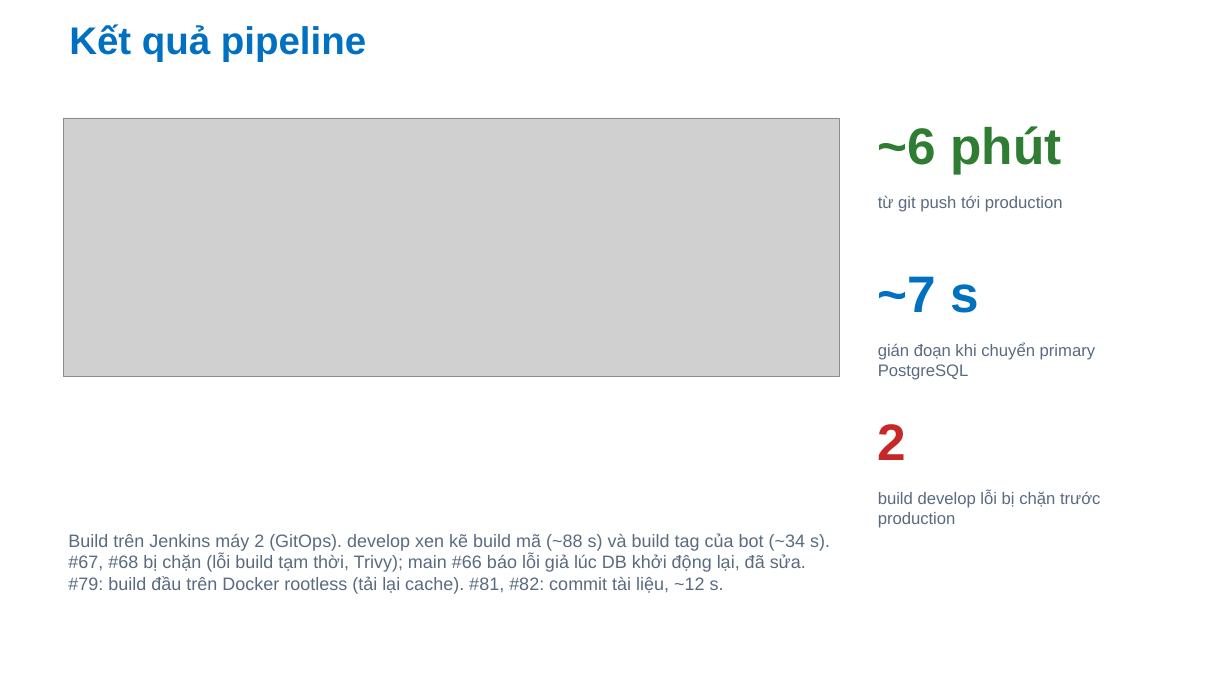
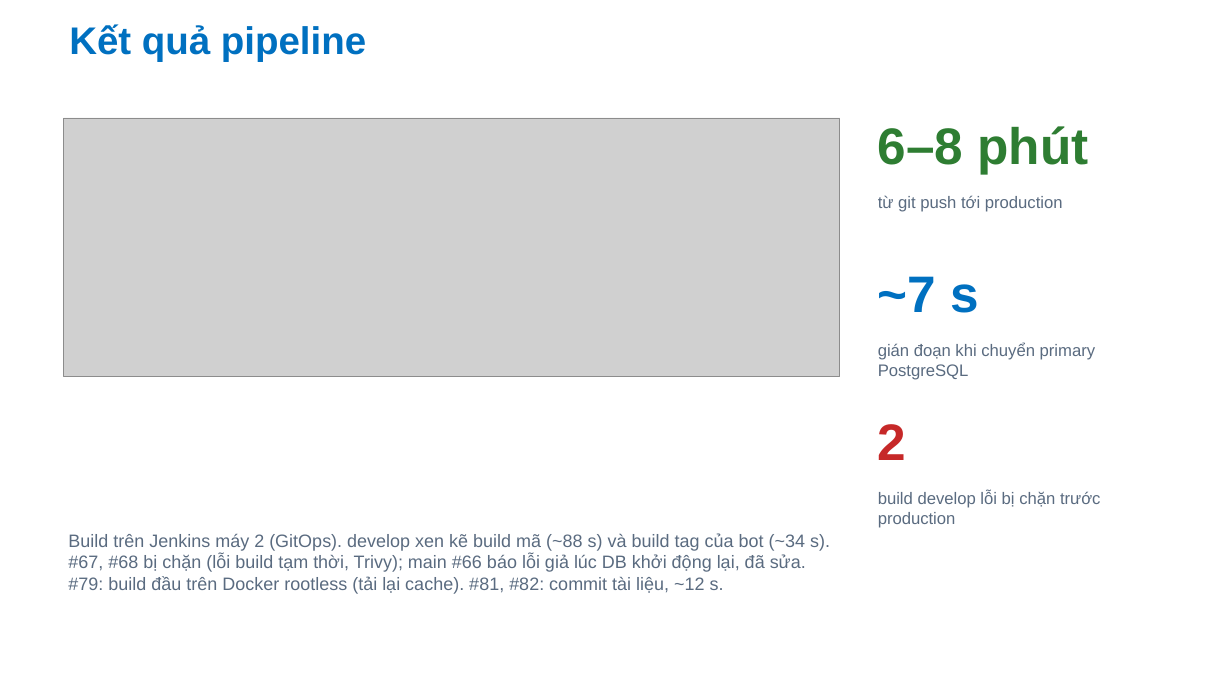
Before and after one commit to Anpham120/restaurant-management-system, a slide deck: slide 11 of docs/bao-cao/Slide_TrienKhaiPhanMem_AtlasRestaurant.pptx. Drawn at 1232x693 pixels with LibreOffice and Linux fonts; fonts in the diff are those of the drawing; grey boxes stand for pictures; background and template pictures are left out. Boxes give left, top, right and bottom in pixels: in the first picture for what was removed or moved away, otherwise in the second. Text is boxed around its words. In the diff, an @@ line names an element or a change of style, - is before the commit and + after.

```diff
--- a/docs/bao-cao/Slide_TrienKhaiPhanMem_AtlasRestaurant.pptx
+++ b/docs/bao-cao/Slide_TrienKhaiPhanMem_AtlasRestaurant.pptx
@@ text at bbox=[878, 126, 1089, 174]: text changed @@
-~6 phút
+6–8 phút
```
Also in this commit, not shown: 3 other slides changed, 4 other files.
